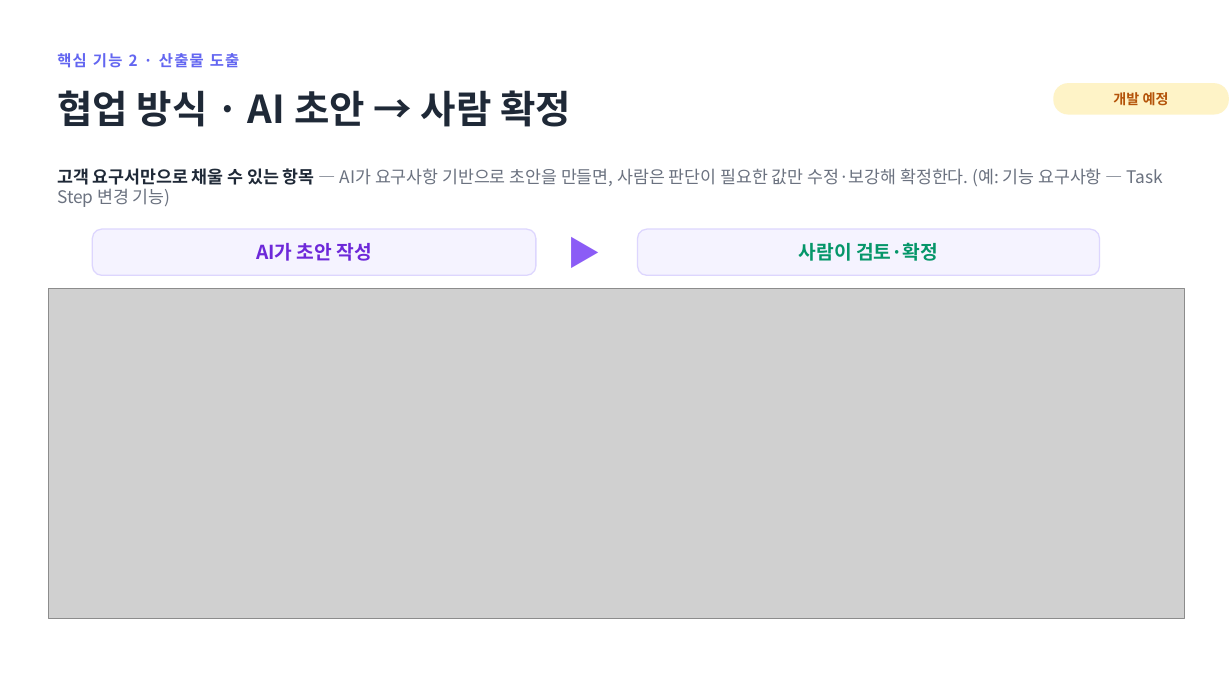
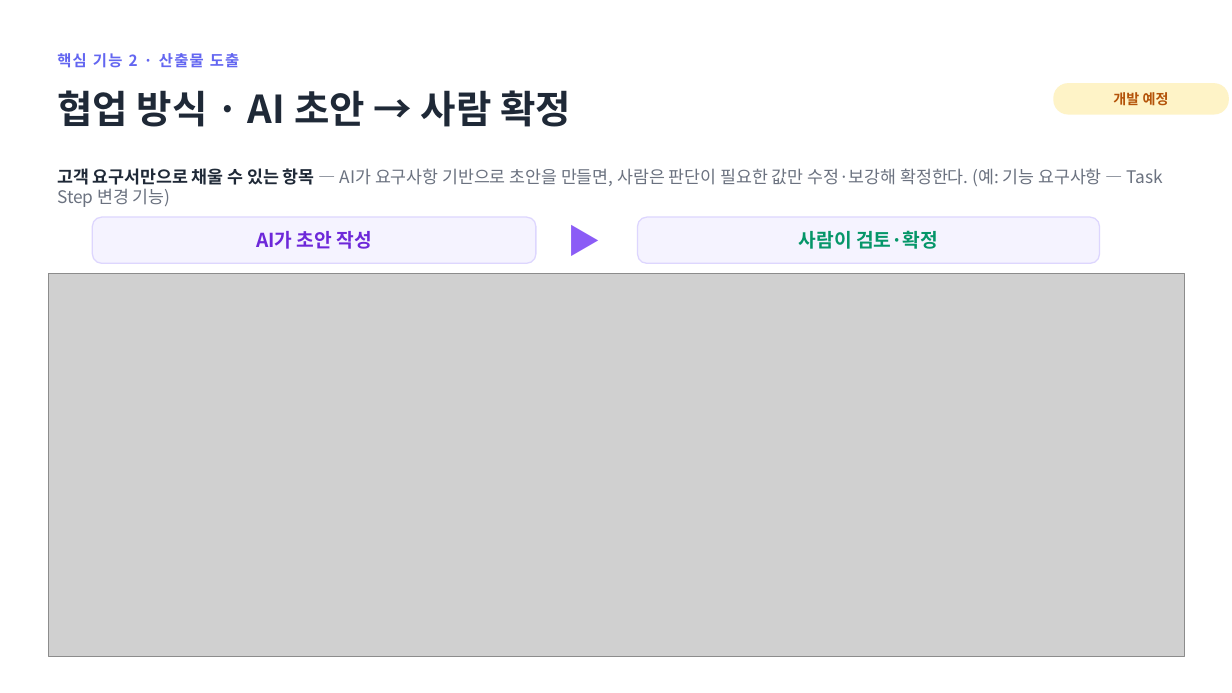
Before and after one commit to jihunhan98/semes-superrookie, a slide deck: slide 13 of docs/진행공유_요구사항자동화.pptx. Drawn at 1232x693 pixels with LibreOffice and Linux fonts; fonts in the diff are those of the drawing; grey boxes stand for pictures. Boxes give left, top, right and bottom in pixels: in the first picture for what was removed or moved away, otherwise in the second. Text is boxed around its words. In the diff, an @@ line names an element or a change of style, - is before the commit and + after.

```diff
--- a/docs/진행공유_요구사항자동화.pptx
+++ b/docs/진행공유_요구사항자동화.pptx
@@ 2 rounded rectangles, 1 text: place and size @@
-2 rounded rectangles, 1 text at box(92, 229, 1100, 275)
+2 rounded rectangles, 1 text at box(92, 217, 1100, 263)
@@ picture: place and size @@
-picture at box(48, 288, 1185, 618)
+picture at box(48, 274, 1185, 656)
```
Also in this commit, not shown: 2 other slides changed, 2 other files.
